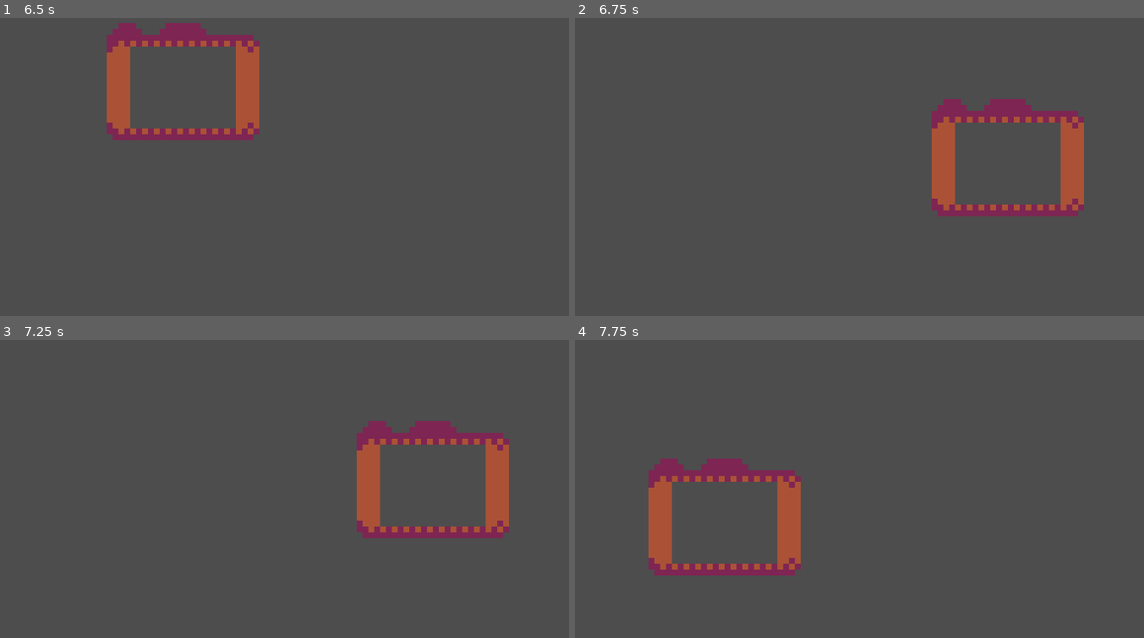
Above: before the commit, frames 1-4 (two rows, left to right).
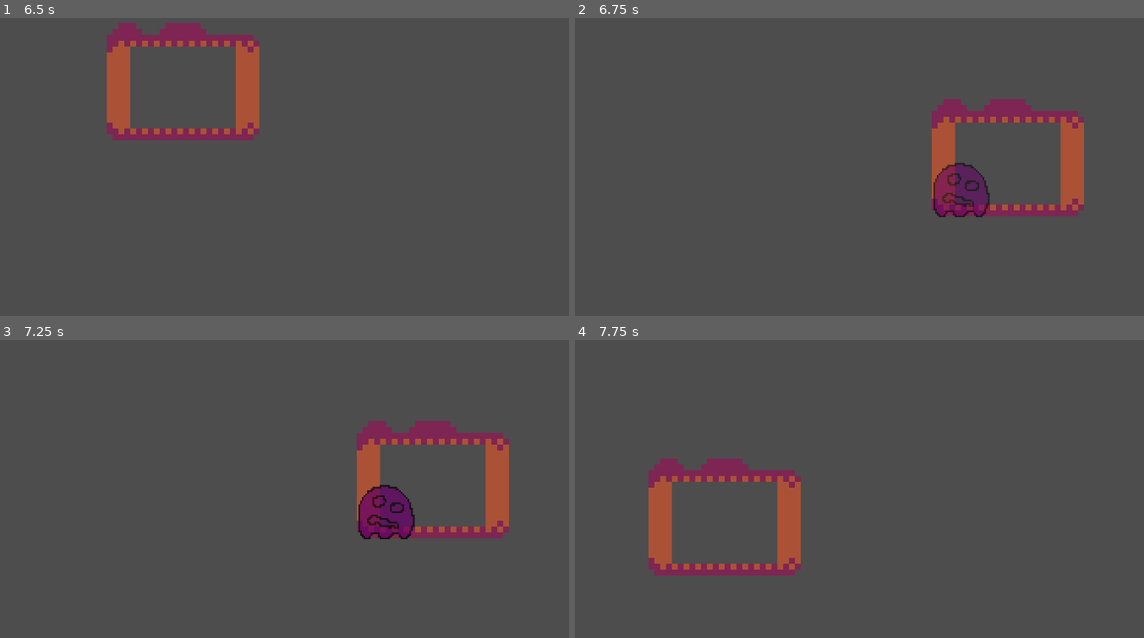
Above: after the commit, the same moments.

Repository: sabidesu/ghostGame
Game: Godot game, scene res://scenes/stage.tscn
Same seed, same stepped clock (60 frames per second), same inputs: the game is played once before the commit and once after it.
Inputs (mouse positions are in pixels of both pictures, inside the frame that each line leads up to):
- Up to frame 1 (6.5 s): tap Enter at 0.5, 2, 3.5 s; move the mouse to (432, 164) at 0.52 s; click (432, 164) at 0.6 s; tap Space at 1.25, 2.75, 4.25 s; move the mouse to (147, 199) at 1.27 s; click (147, 199) at 1.35 s; move the mouse to (352, 98) at 2.02 s; click (352, 98) at 2.1 s; move the mouse to (250, 259) at 2.77 s; click (250, 259) at 2.85 s; move the mouse to (489, 238) at 3.52 s; click (489, 238) at 3.6 s; move the mouse to (79, 125) at 4.27 s; click (79, 125) at 4.35 s; move the mouse to (318, 181) at 5.02 s; click (318, 181) at 5.1 s; move the mouse to (182, 86) at 5.77 s; click (182, 86) at 5.85 s
- Up to frame 2 (6.75 s): move the mouse to (1007, 164) at 6.52 s; click (1007, 164) at 6.6 s
- Up to frame 3 (7.25 s): no input
- Up to frame 4 (7.75 s): move the mouse to (722, 521) at 7.27 s; click (722, 521) at 7.35 s

Frame 1 is identical in both runs. In frame 2, 1.3% of the frame differs, in the area x 63-73%, y 48-67%; in frame 3, 1.5%; in frame 4, nothing differs.

Commit message:
add reload timer to camera

Diff:
--- a/scenes/camera.tscn
+++ b/scenes/camera.tscn
@@ -15,3 +15,9 @@
 
 [node name="CollisionShape2D" type="CollisionShape2D" parent="."]
 shape = SubResource("RectangleShape2D_6qiu3")
+
+[node name="ReloadTimer" type="Timer" parent="."]
+wait_time = 2.0
+one_shot = true
+
+[connection signal="ready" from="." to="." method="_on_ready"]
--- a/scripts/camera.gd
+++ b/scripts/camera.gd
@@ -1,14 +1,26 @@
 extends CharacterBody2D
 
 
+@onready var reload_timer = $ReloadTimer
+
 signal camera_shutter
+
+enum States {READY, DISABLED}
+
+var state: States = States.READY
+
+
+func _on_ready() -> void:
+	reload_timer.timeout.connect(_on_reload_timer_timeout)
 
 
 func _process(_delta: float) -> void:
 	camera_movement()
 
-	if Input.is_action_just_pressed("click"):
+	if state == States.READY && Input.is_action_just_pressed("click"):
 		camera_shutter.emit()
+		state = States.DISABLED
+		reload_timer.start()
 
 
 func camera_movement() -> void:
@@ -21,3 +33,7 @@
 		position.x = mouse_position_x
 	if mouse_position_y >= 0 && mouse_position_y <= screen_size_y:
 		position.y = mouse_position_y
+
+
+func _on_reload_timer_timeout() -> void:
+	state = States.READY
